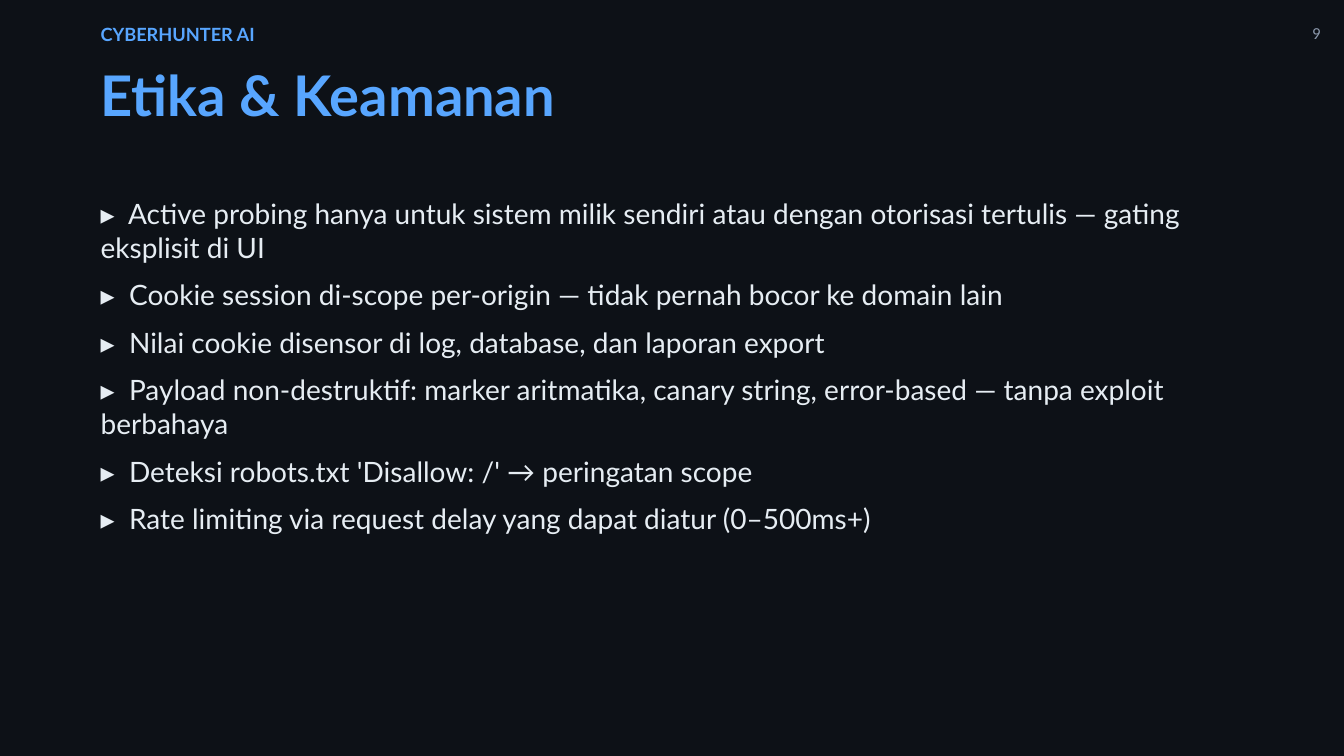
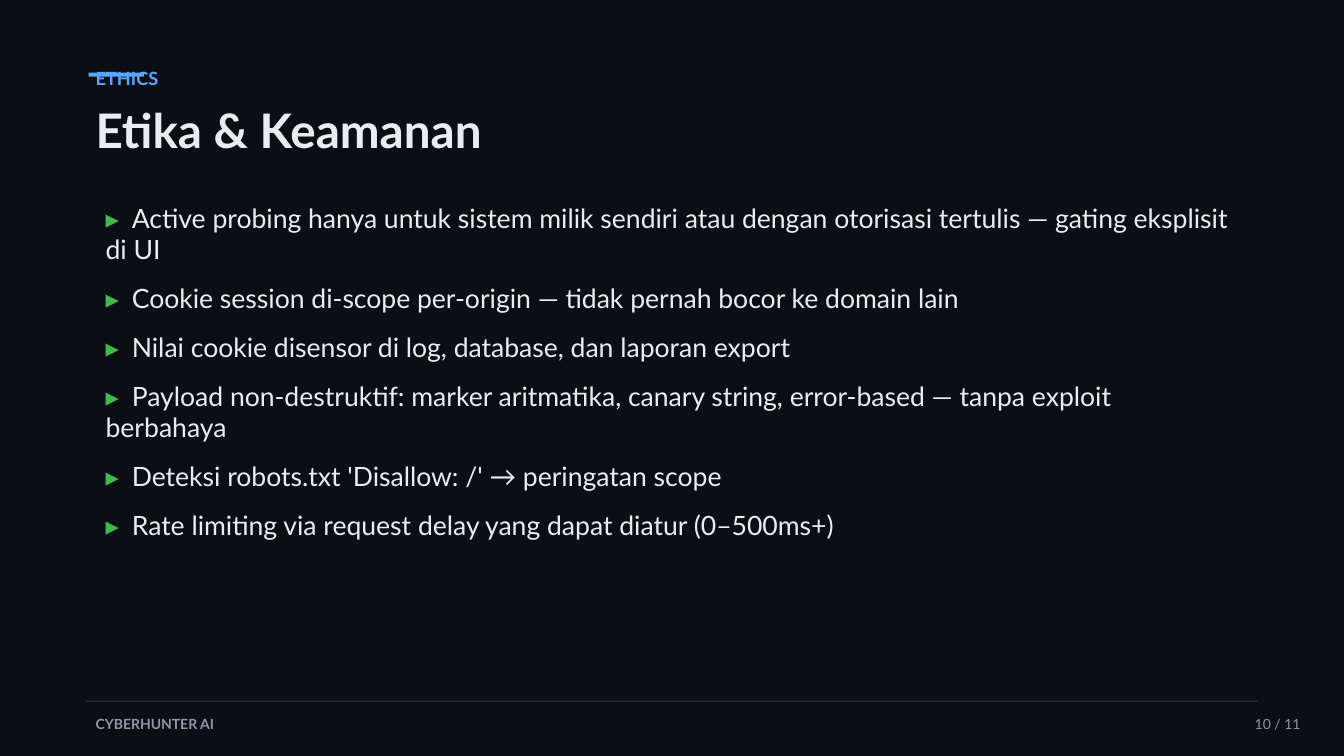
Before and after one commit to nastainannas/cyberhunter-ai, a slide deck: slide 10 of submission-assets/cyberhunter-slides.pptx (slide 9 before the commit). Drawn at 1344x756 pixels with LibreOffice and Linux fonts; fonts in the diff are those of the drawing. Boxes give left, top, right and bottom in pixels: in the first picture for what was removed or moved away, otherwise in the second. Text is boxed around its words. In the diff, an @@ line names an element or a change of style, - is before the commit and + after.

```diff
--- a/submission-assets/cyberhunter-slides.pptx
+++ b/submission-assets/cyberhunter-slides.pptx
@@ background #0D1117 to #0B0F14 @@
@@ text removed at (1312, 28, 1320, 39) @@
-9
@@ rectangle added at (89, 73, 144, 77), fill #58A6FF @@
@@ text added at (96, 71, 159, 85), 13 pt, text #58A6FF, bold @@
+ETHICS
@@ text "Etika & Keamanan": place and size @@
-text "Etika & Keamanan" at (101, 74, 555, 117)
+text "Etika & Keamanan" at (96, 112, 482, 149)
@@ text "Etika & Keamanan" at (96, 112, 482, 149): size 40 to 34 pt, text colour #58A6FF to #E6EDF3 @@
@@ text "▸ Active probing hanya untuk ..." at (106, 208, 1228, 540): size 20 to 19 pt; text colour #E6EDF3 to #3FB950, bold on in "▸", "▸", "▸", "▸" and 2 more places; more space between paragraphs @@
@@ text "CYBERHUNTER AI": place and size @@
-text "CYBERHUNTER AI" at (101, 27, 255, 41)
+text "CYBERHUNTER AI" at (96, 719, 214, 729)
@@ text "CYBERHUNTER AI" at (96, 719, 214, 729): size 13 to 10 pt, text colour #58A6FF to #8B98AB; less space between paragraphs @@
@@ rectangle added at (86, 701, 1258, 702), fill #2A3544 @@
@@ text added at (1255, 719, 1300, 729), 10 pt, text #8B98AB @@
+10 / 11
```
Also in this commit, not shown: 9 other slides changed, 1 slide added, 1 other file.
